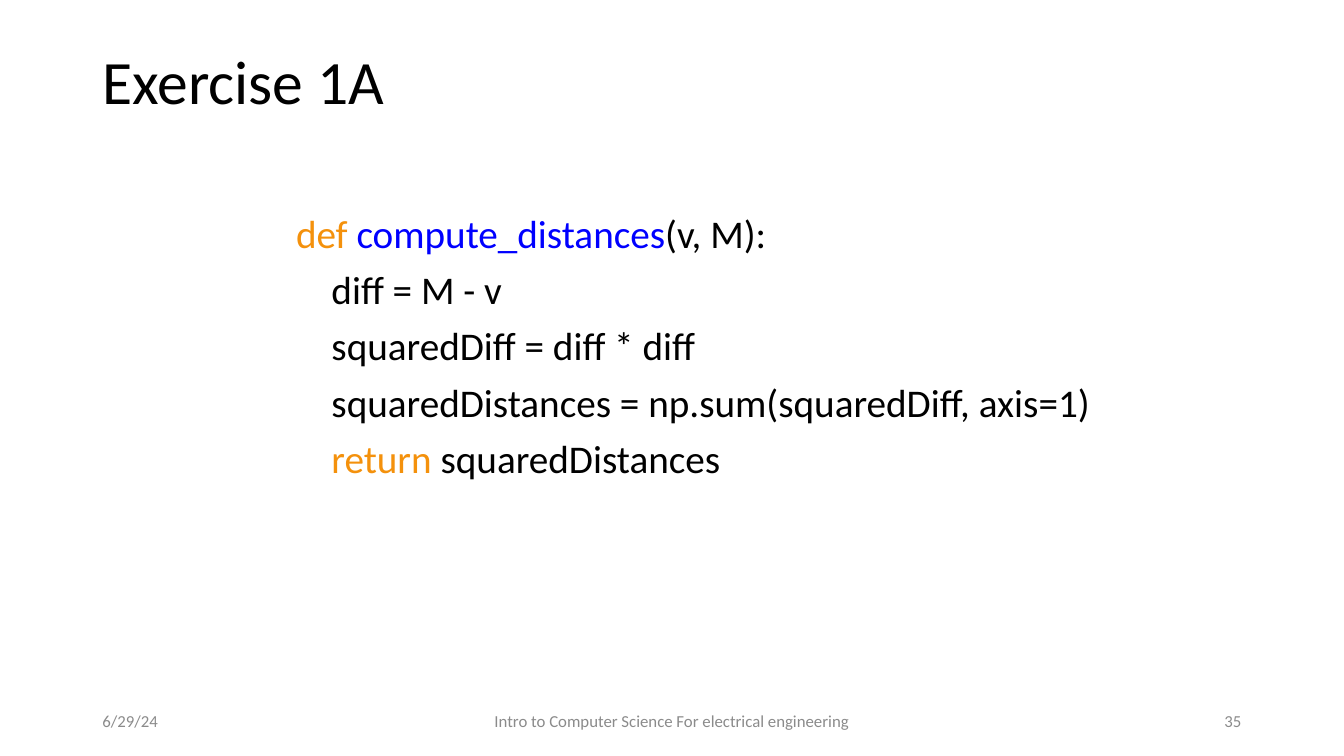
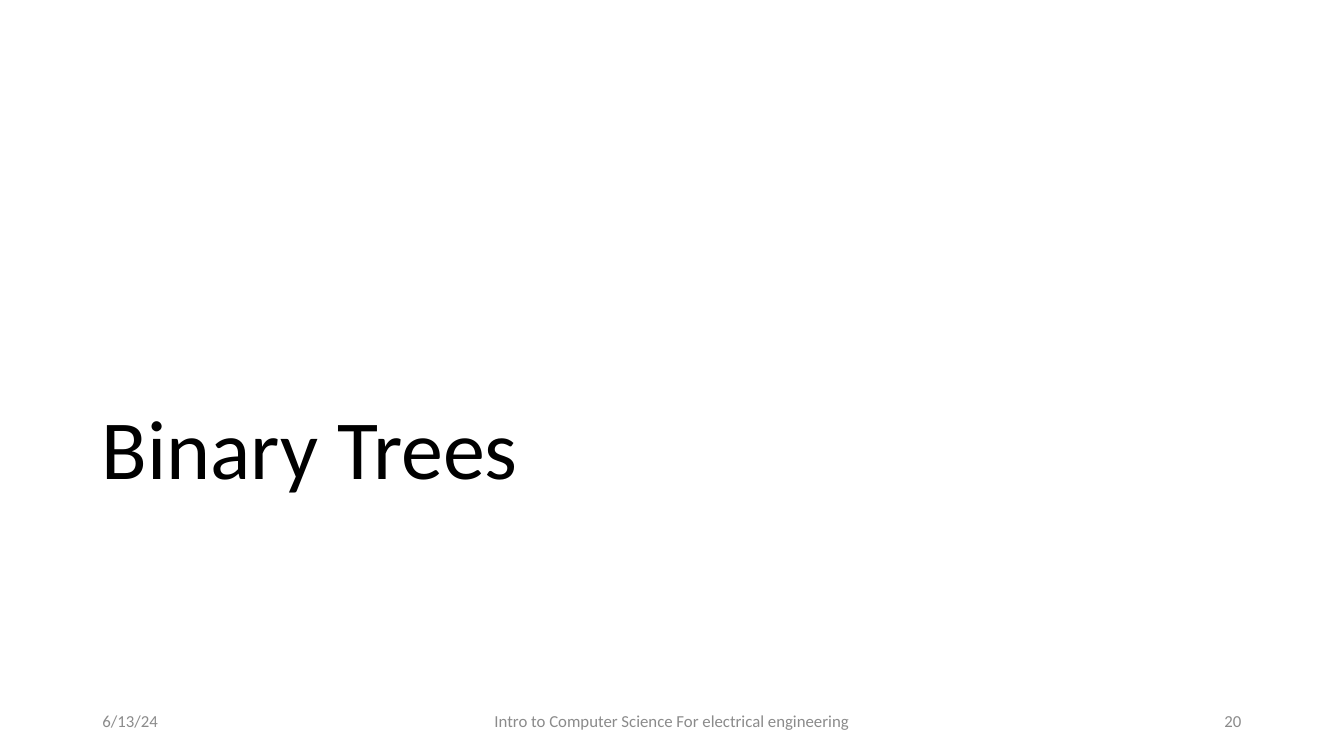
Before and after one commit to CarmiF/Python_basics_class, a slide deck: slide 20 of HW4/t10.pptx (slide 35 before the commit). Drawn at 1344x756 pixels with LibreOffice and Linux fonts; fonts in the diff are those of the drawing; background and template pictures are left out. Boxes give left, top, right and bottom in pixels: in the first picture for what was removed or moved away, otherwise in the second. Text is boxed around its words. In the diff, an @@ line names an element or a change of style, - is before the commit and + after.

```diff
--- a/HW4/t10.pptx
+++ b/HW4/t10.pptx
@@ title removed at (102,61,384,105) @@
-Exercise 1A
@@ text removed at (296,219,1090,480) @@
-def compute_distances(v, M):
-diff = M - v
-squaredDiff = diff * diff
-squaredDistances = np.sum(squaredDiff, axis=1)
-return squaredDistances
@@ title added at (102,421,518,493), 60 pt, text #000000 @@
+Binary Trees
@@ text at (102,715,157,728): text changed @@
-6/29/24
+6/13/24
@@ page number at (1224,716,1241,727): text changed @@
-35
+20
```
Also in this commit, not shown: 6 other slides changed, 25 slides added, 35 slides removed, 4 other files.
